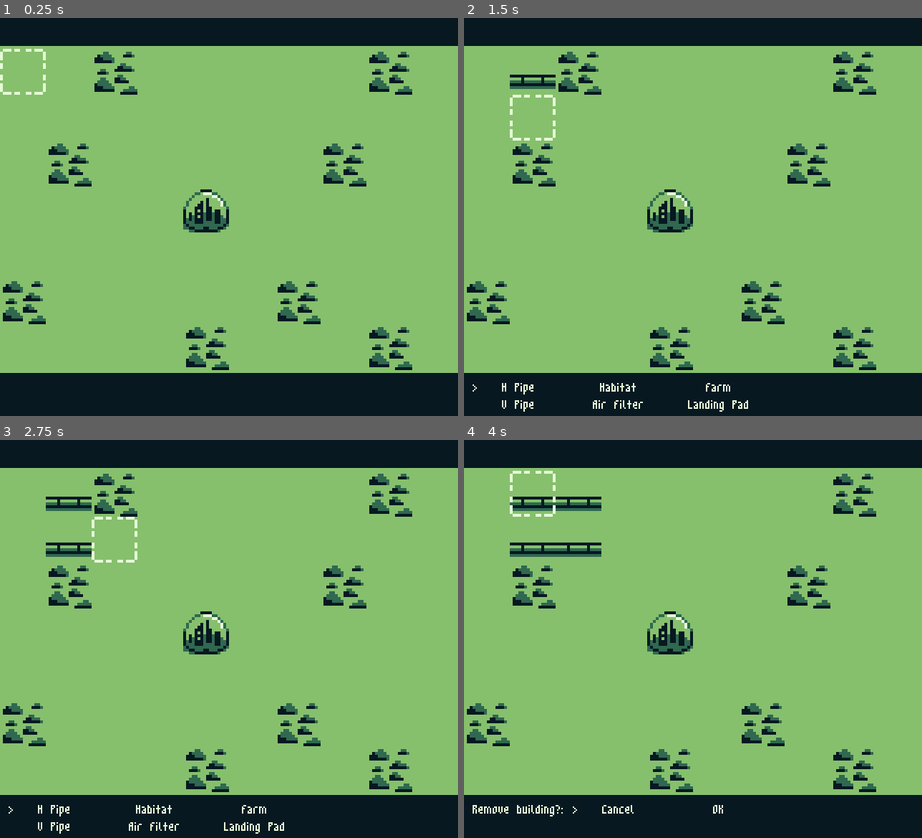
Above: before the commit, frames 1-4 (two rows, left to right).
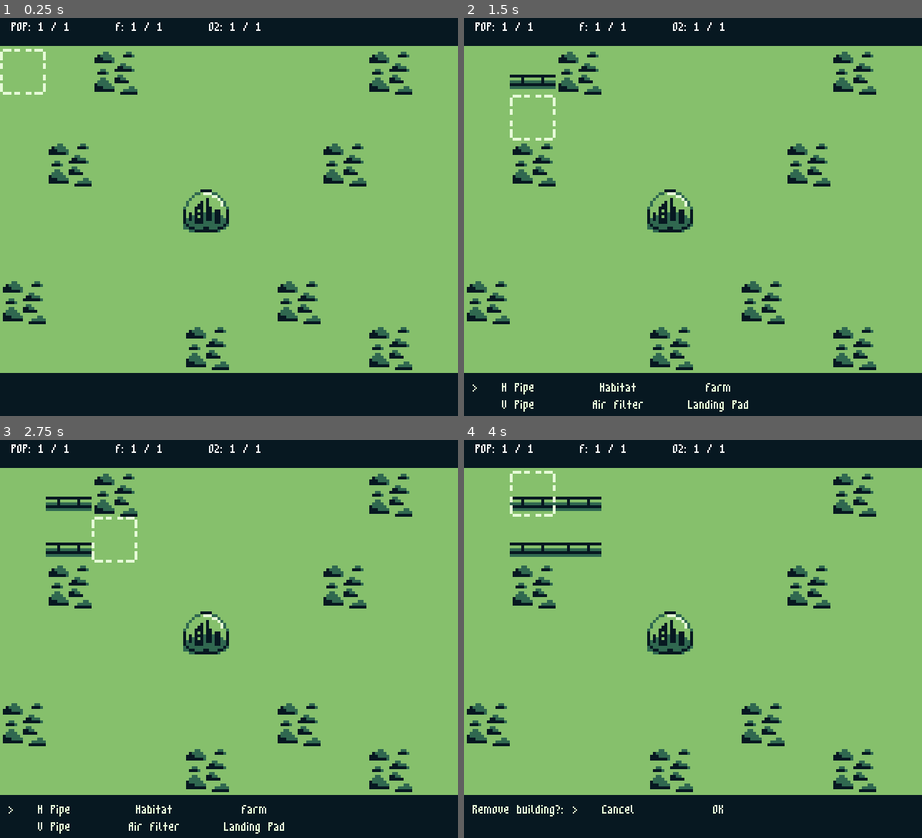
Above: after the commit, the same moments.

Repository: lrozanski/gb-jam-11_space
Game: Godot game, scene res://scenes/main.tscn
Two runs of this game, one before a commit and one after it. Both use one fixed random seed, a clock stepped at 60 frames per second and the inputs below.
Inputs:
- Up to frame 1 (0.25 s): no input
- Up to frame 2 (1.5 s): tap Enter at 0.5 s; hold D (Right) 0.53-1.28 s; tap Z (Confirm) at 0.6, 1.25, 1.35 s; hold S (Down) from 1.28 s (still down)
- Up to frame 3 (2.75 s): tap Z (Confirm) at 2, 2.1 s; release S (Down) at 2.03 s; hold D (Right) from 2.03 s (still down)
- Up to frame 4 (4 s): tap Z (Confirm) at 2.75, 2.85, 3.5, 3.6 s; release D (Right) at 2.78 s; hold W (Up) 2.78-3.53 s; hold A (Left) from 3.53 s (still down)

The runs differ from the first frame. In frame 1, 0.2% of the frame differs, in the area x 2-57%, y 1-4%; in frame 2, 0.2%; in frame 3, 0.2%; in frame 4, 0.2%.

Commit message:
Added resources to the resource panel

Diff:
--- /dev/null
+++ b/buildings/Habitat.gd
@@ -0,0 +1,4 @@
+extends StaticBody2D
+class_name Habitat
+
+@export var max_population: int = 10
--- a/buildings/habitat.tscn
+++ b/buildings/habitat.tscn
@@ -1,6 +1,7 @@
-[gd_scene load_steps=3 format=3 uid="uid://uffjtjskvi4o"]
+[gd_scene load_steps=4 format=3 uid="uid://uffjtjskvi4o"]
 
 [ext_resource type="Texture2D" uid="uid://dlk4fnp2mrauv" path="res://ui/icons/habitat.tres" id="1_exre7"]
+[ext_resource type="Script" path="res://buildings/Habitat.gd" id="1_kryie"]
 
 [sub_resource type="RectangleShape2D" id="RectangleShape2D_l6kw2"]
 size = Vector2(64, 64)
@@ -8,6 +9,7 @@
 [node name="Habitat" type="StaticBody2D"]
 collision_layer = 2
 collision_mask = 0
+script = ExtResource("1_kryie")
 
 [node name="Sprite2D" type="Sprite2D" parent="."]
 scale = Vector2(4, 4)
--- a/events/EventBus.gd
+++ b/events/EventBus.gd
@@ -1,4 +1,7 @@
 extends Node
+class_name EventBus
+
+static var SECONDS_PER_TICK
 
 @onready var game_logic_tick: Timer = $"GameLogicTick"
 
@@ -7,10 +10,8 @@
 
 
 func _ready():
+	SECONDS_PER_TICK = game_logic_tick.wait_time
 	game_logic_tick.connect("timeout", logic_tick)
-
-	register_action_oneshot(func(): print("Started"))
-	register_action_per_tick(func(): print("Tick"))
 
 
 func register_action_per_tick(action: Callable):
--- a/map/Map.gd
+++ b/map/Map.gd
@@ -1,5 +1,8 @@
 extends TileMap
 class_name Map
+
+signal building_built(building: String)
+signal building_removed(building: String)
 
 static var SPRITE_SIZE: int = 16
 static var TILE_SCALE: int = 4
@@ -16,7 +19,6 @@
 @onready var building_panel: BuildingPanel = $"%StatusBar/%BuildingPanel"
 @onready var remove_building_panel: RemoveBuildingPanel = $"%StatusBar/%RemoveBuildingPanel"
 
-
 func _ready():
 	building_panel.connect("construction_confirmed", build_building)
 	remove_building_panel.connect("removal_confirmed", remove_building)
@@ -29,32 +31,34 @@
 	match building_name:
 		"H Pipe":
 			var instance = pipe_scene.instantiate() as Pipe
-			get_tree().current_scene.add_child(instance)
+			buildings.add_child(instance)
 
 			instance.variant = Pipe.PipeVariant.HORIZONTAL
 			instance.global_position = cursor.global_position
 		"V Pipe":
 			var instance = pipe_scene.instantiate() as Pipe
-			get_tree().current_scene.add_child(instance)
+			buildings.add_child(instance)
 
 			instance.variant = Pipe.PipeVariant.VERTICAL
 			instance.global_position = cursor.global_position
 		"Habitat":
-			var instance = habitat_scene.instantiate() as Node2D
+			var instance = habitat_scene.instantiate() as Habitat
 			instance.global_position = cursor.global_position
-			get_tree().current_scene.add_child(instance)
+			buildings.add_child(instance)
 		"Farm":
 			var instance = farm_scene.instantiate() as Node2D
 			instance.global_position = cursor.global_position
-			get_tree().current_scene.add_child(instance)
+			buildings.add_child(instance)
 		"Air Filter":
 			var instance = air_filter_scene.instantiate() as Node2D
 			instance.global_position = cursor.global_position
-			get_tree().current_scene.add_child(instance)
+			buildings.add_child(instance)
 		"Landing Pad":
 			var instance = landing_pad_scene.instantiate() as Node2D
 			instance.global_position = cursor.global_position
-			get_tree().current_scene.add_child(instance)
+			buildings.add_child(instance)
+
+	building_built.emit(building_name)
 
 
 func remove_building():
@@ -65,4 +69,6 @@
 	var building = buildings.query_building(cursor_position)
 
 	if building != null:
+		print("building_removed(%s)" % building.name as String)
+		building_removed.emit(building.name as String)
 		building.queue_free()
--- /dev/null
+++ b/resources/ResourceManager.gd
@@ -0,0 +1,79 @@
+extends Node
+class_name ResourceManager
+
+static var POPULATION = 1
+static var MAX_POPULATION = 1
+static var FOOD = 0
+static var OXYGEN = 0
+
+static var POPULATION_PER_TICK = 1
+static var FOOD_PER_TICK = 0
+static var OXYGEN_PER_TICK = 0
+
+static var POPULATION_PER_SECOND = 0.2
+
+
+@onready var event_bus: EventBus = $"%EventBus"
+@onready var map: Map = $"%TileMap"
+@onready var ui_resources: HBoxContainer = $"%ResourceBar/%Resources"
+@onready var population_label: Label = ui_resources.get_node("Population") as Label
+
+
+func _ready():
+	map.connect("building_built", _on_building_built)
+	map.connect("building_removed", _on_building_removed)
+
+	event_bus.register_action_per_tick(update_resources)
+
+
+func _on_building_built(building):
+	match building:
+		"H Pipe":
+			pass
+		"V Pipe":
+			pass
+		"Habitat":
+			increase_max_population()
+		"Farm":
+			pass
+		"Air Filter":
+			pass
+		"Landing Pad":
+			pass
+
+
+func _on_building_removed(building):
+	match building:
+		"H Pipe":
+			pass
+		"V Pipe":
+			pass
+		"Habitat":
+			decrease_max_population()
+		"Farm":
+			pass
+		"Air Filter":
+			pass
+		"Landing Pad":
+			pass
+
+
+func update_resources():
+	POPULATION += POPULATION_PER_TICK
+	FOOD += FOOD_PER_TICK
+	OXYGEN += OXYGEN_PER_TICK
+	_update_resource_ui()
+
+
+func increase_max_population():
+	MAX_POPULATION += 1
+	_update_resource_ui()
+
+
+func decrease_max_population():
+	MAX_POPULATION -= 1
+	_update_resource_ui()
+
+
+func _update_resource_ui():
+	population_label.text = "POP: %s / %s" % [POPULATION, MAX_POPULATION]
--- /dev/null
+++ b/resources/resource_manager.tscn
@@ -0,0 +1,6 @@
+[gd_scene load_steps=2 format=3 uid="uid://2rexuoupludk"]
+
+[ext_resource type="Script" path="res://resources/ResourceManager.gd" id="1_5bkll"]
+
+[node name="ResourceManager" type="Node"]
+script = ExtResource("1_5bkll")
--- a/scenes/main.tscn
+++ b/scenes/main.tscn
@@ -1,18 +1,23 @@
-[gd_scene load_steps=10 format=3 uid="uid://shqk8wkaq2x"]
+[gd_scene load_steps=11 format=3 uid="uid://shqk8wkaq2x"]
 
 [ext_resource type="PackedScene" uid="uid://cusbrs1gy1xkl" path="res://events/event_bus.tscn" id="1_mr1qb"]
 [ext_resource type="TileSet" uid="uid://ebhjv1afqvxo" path="res://map/tile_set.tres" id="2_18a4n"]
+[ext_resource type="PackedScene" uid="uid://2rexuoupludk" path="res://resources/resource_manager.tscn" id="2_e6s0p"]
 [ext_resource type="Script" path="res://map/Map.gd" id="3_y7hv7"]
 [ext_resource type="PackedScene" uid="uid://uffjtjskvi4o" path="res://buildings/habitat.tscn" id="4_fwvdh"]
 [ext_resource type="Script" path="res://map/Buildings.gd" id="4_jiryw"]
 [ext_resource type="PackedScene" uid="uid://y6yrdj5lulua" path="res://ui/cursor.tscn" id="4_owu4c"]
 [ext_resource type="PackedScene" uid="uid://e1bc40hbyw57" path="res://ui/resource_bar.tscn" id="5_h757n"]
 [ext_resource type="PackedScene" uid="uid://dcgow4nu837wf" path="res://ui/status_bar.tscn" id="6_fdw0g"]
-[ext_resource type="Script" path="res://ui/UI_Manager.gd" id="7_lb7ba"]
+[ext_resource type="PackedScene" uid="uid://cibmnce83nix0" path="res://ui/ui_manager.tscn" id="10_0japa"]
 
 [node name="Scene" type="Node2D"]
 
 [node name="EventBus" parent="." instance=ExtResource("1_mr1qb")]
+unique_name_in_owner = true
+
+[node name="ResourceManager" parent="." instance=ExtResource("2_e6s0p")]
+unique_name_in_owner = true
 
 [node name="Camera2D" type="Camera2D" parent="."]
 limit_left = 0
@@ -49,11 +54,9 @@
 position = Vector2(0, 64)
 
 [node name="ResourceBar" parent="." instance=ExtResource("5_h757n")]
-offset_top = 0.0
-offset_bottom = 60.0
+unique_name_in_owner = true
 
 [node name="StatusBar" parent="." instance=ExtResource("6_fdw0g")]
 unique_name_in_owner = true
 
-[node name="UI_Manager" type="Node" parent="."]
-script = ExtResource("7_lb7ba")
+[node name="UI_Manager" parent="." instance=ExtResource("10_0japa")]
--- a/ui/resource_bar.tscn
+++ b/ui/resource_bar.tscn
@@ -6,8 +6,29 @@
 custom_minimum_size = Vector2(640, 60)
 anchors_preset = 10
 anchor_right = 1.0
-offset_top = -4.0
 offset_right = 640.0
-offset_bottom = 56.0
+offset_bottom = 60.0
 grow_horizontal = 2
 theme = ExtResource("1_v4usn")
+
+[node name="MarginContainer" type="MarginContainer" parent="."]
+layout_mode = 2
+theme_override_constants/margin_left = 16
+theme_override_constants/margin_right = 16
+
+[node name="Resources" type="HBoxContainer" parent="MarginContainer"]
+unique_name_in_owner = true
+layout_mode = 2
+theme_override_constants/separation = 64
+
+[node name="Population" type="Label" parent="MarginContainer/Resources"]
+layout_mode = 2
+text = "POP: 1 / 1"
+
+[node name="Food" type="Label" parent="MarginContainer/Resources"]
+layout_mode = 2
+text = "F: 1 / 1"
+
+[node name="Oxygen" type="Label" parent="MarginContainer/Resources"]
+layout_mode = 2
+text = "O2: 1 / 1"
--- /dev/null
+++ b/ui/ui_manager.tscn
@@ -0,0 +1,6 @@
+[gd_scene load_steps=2 format=3 uid="uid://cibmnce83nix0"]
+
+[ext_resource type="Script" path="res://ui/UI_Manager.gd" id="1_4vp3j"]
+
+[node name="UI_Manager" type="Node"]
+script = ExtResource("1_4vp3j")
